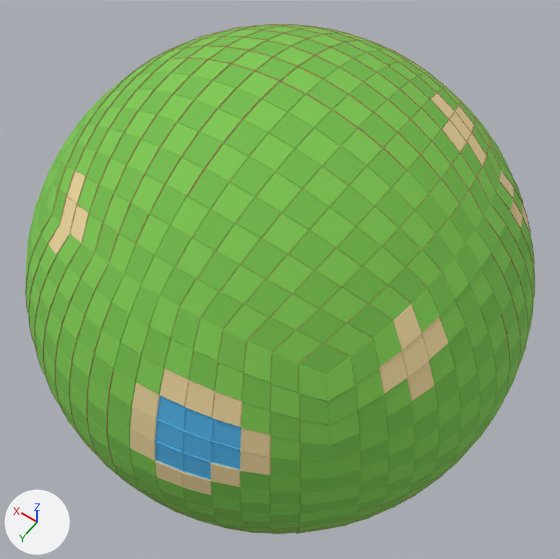
What one commit did to the glTF model public/models/globe.glb.
Camera for both pictures: a 50 mm lens placed at (-23.1, 32.3, 50.7), pointed at (0.0, 0.0, 0.0). The axes (+X, +Y, +Z) are drawn at lower left. The lights are the same throughout. The picture after the commit comes second. Vertices at exactly the same position are counted once.

The scene before the commit, as lines of its bpy script (objects in view):
```python
me_globe = bpy.data.meshes.new('Globe')
me_globe.from_pydata(...)  # 7682 vertices, 15360 faces; spans x -20.1..20.1, y -20.1..20.1, z -20.1..20.1
# faces by material slot: [4604, 4642, 306, 5728, 80]
me_globe.materials.append(mat_grass)  # green #7ec850
me_globe.materials.append(mat_grass_2)  # green #74bd4a
me_globe.materials.append(mat_sand)  # beige #e8d29a
me_globe.materials.append(mat_dirt)  # brown #9c7a4f
me_globe.materials.append(mat_water)  # blue #4fb3e8
ob_globe = bpy.data.objects.new('Globe', me_globe)
ob_globe.location = (0.0, 0.0, 0.0)
```
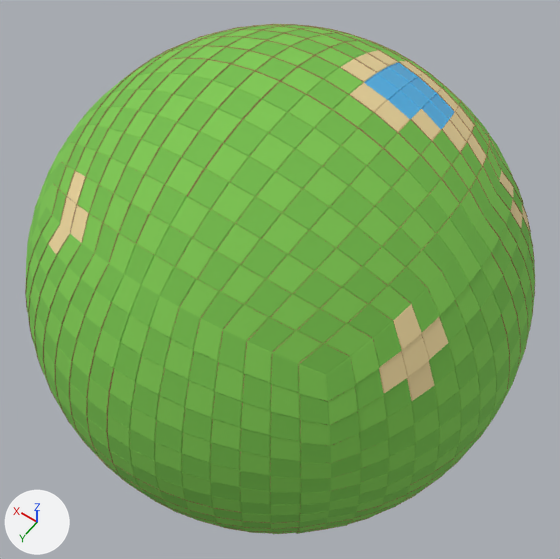
Boxes (x1, y1, x2, y2) around the edits, measured in the pictures (560 x 559 px):
part 1 of me_globe, recoloured (green to beige): (355, 53, 442, 141) in both
part 2 of me_globe, recoloured: (366, 63, 430, 108) in both
part 3 of me_globe, recoloured (green to beige): (341, 50, 458, 112) in both
part 4 of me_globe, recoloured: (380, 66, 449, 129) in both
part 5 of me_globe, recoloured (beige to green): (130, 380, 270, 495) in both
part 6 of me_globe, recoloured (beige to green): (130, 368, 271, 487) in both
part 7 of me_globe, recoloured: (432, 94, 454, 119) in both
part 8 of me_globe, recoloured: before (364, 62, 449, 129); after (364, 63, 437, 109)
part 9 of me_globe, recoloured: (156, 396, 241, 470) in both
part 10 of me_globe, recoloured: (156, 408, 240, 480) in both
part 11 of me_globe, recoloured: before (155, 397, 240, 480); after (155, 397, 213, 462)

The edits, one by one:
me_globe has 7682 vertices, 15360 faces and spans x -20.1..20.1, y -20.1..20.1, z -20.1..20.1.
me_globe is used by ob_globe; location (0.0, 0.0, 0.0).
me_globe part 1: 24 faces spanning x -9.3..-1.8, y -10.8..-1.8, z 15.7..19.1 switch from mat_grass (green #7ec850) to mat_sand (beige #e8d29a).
me_globe part 2: 18 faces spanning x -7.4..-3.5, y -9.3..-3.7, z 17.0..19.2 switch from mat_grass (green #7ec850) to mat_water (blue #4fb3e8).
me_globe part 3: 30 faces spanning x -8.5..-1.7, y -11.0..-1.9, z 15.2..19.6 switch from mat_grass_2 (green #74bd4a) to mat_sand (beige #e8d29a).
me_globe part 4: 24 faces spanning x -9.1..-3.6, y -9.1..-3.6, z 16.6..18.7 switch from mat_grass_2 (green #74bd4a) to mat_water (blue #4fb3e8).
me_globe part 5: 30 faces spanning x -10.8..-1.8, y 15.7..19.1, z 1.8..10.8 switch from mat_sand (beige #e8d29a) to mat_grass (green #7ec850).
me_globe part 6: 36 faces spanning x -10.5..-1.7, y 15.2..19.6, z 1.9..11.0 switch from mat_sand (beige #e8d29a) to mat_grass_2 (green #74bd4a).
me_globe part 7: 6 faces spanning x -8.9..-6.9, y -8.9..-6.9, z 15.9..17.2 switch from mat_sand (beige #e8d29a) to mat_water (blue #4fb3e8).
me_globe part 8: 32 faces spanning x -9.1..-3.5, y -9.3..-3.6, z 16.5..19.3 switch from mat_dirt (brown #9c7a4f) to mat_water (blue #4fb3e8).
me_globe part 9: 24 faces spanning x -8.9..-3.5, y 16.0..19.3, z 3.7..9.3 switch from mat_water (blue #4fb3e8) to mat_grass (green #7ec850).
me_globe part 10: 24 faces spanning x -9.1..-3.6, y 16.6..18.9, z 3.6..9.1 switch from mat_water (blue #4fb3e8) to mat_grass_2 (green #74bd4a).
me_globe part 11: 32 faces spanning x -9.1..-3.5, y 16.6..19.3, z 3.6..9.3 switch from mat_water (blue #4fb3e8) to mat_dirt (brown #9c7a4f).
